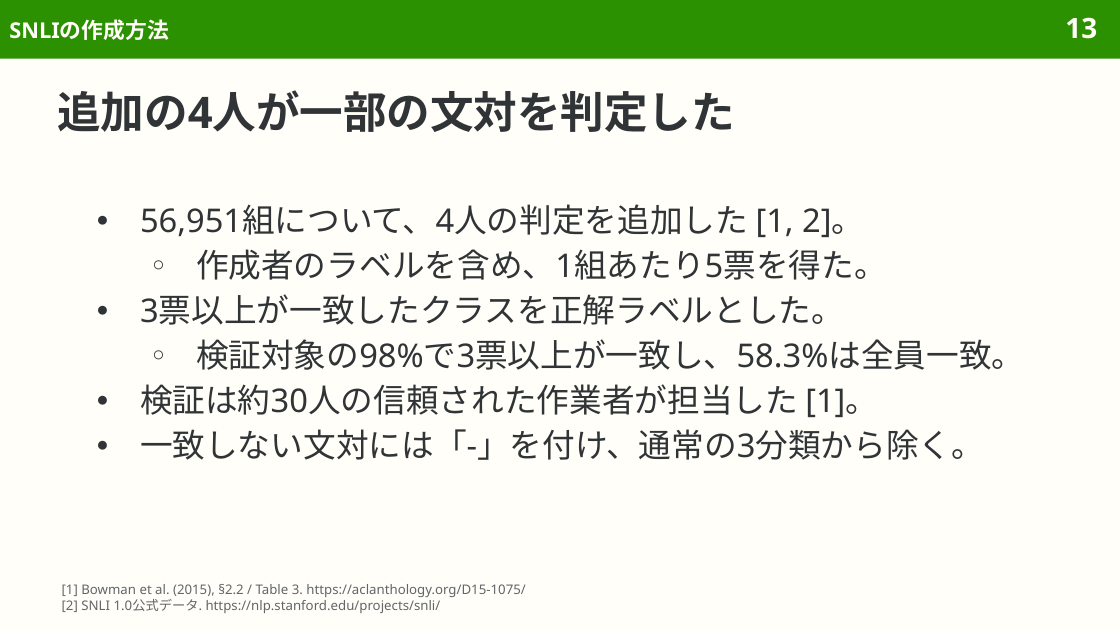
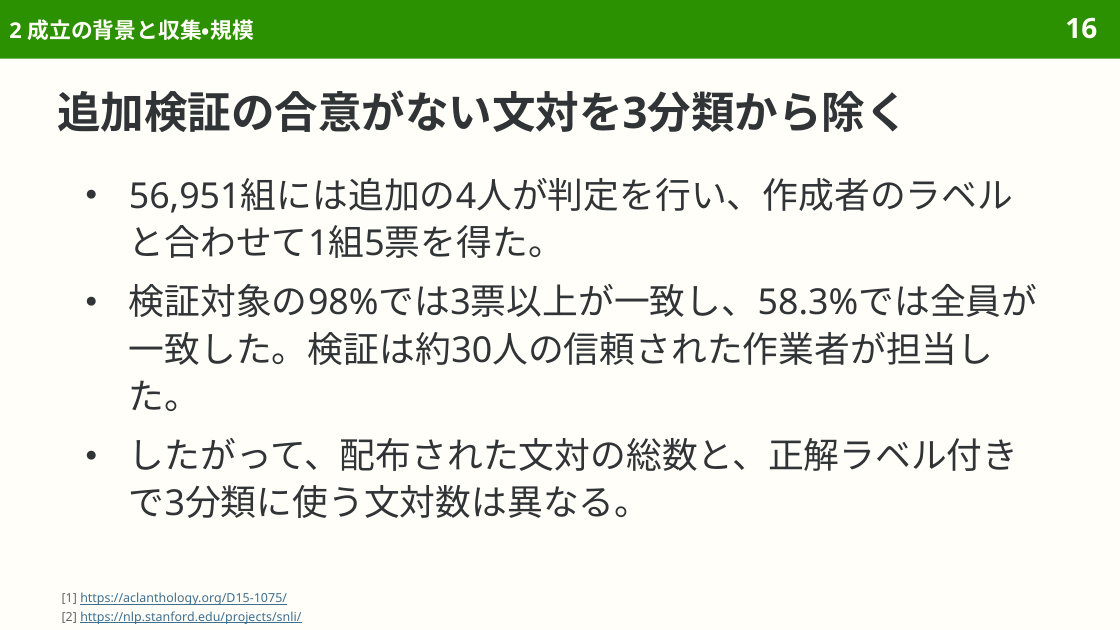
Before and after one commit to sasakiy84/datasets-in-10-minutes, a slide deck: slide 16 of slides/datasets-in-10-minutes-snli.pptx (slide 13 before the commit). Drawn at 1120x630 pixels with LibreOffice and Linux fonts; fonts in the diff are those of the drawing. Boxes give left, top, right and bottom in pixels: in the first picture for what was removed or moved away, otherwise in the second. Text is boxed around its words. In the diff, an @@ line names an element or a change of style, - is before the commit and + after.

```diff
--- a/slides/datasets-in-10-minutes-snli.pptx
+++ b/slides/datasets-in-10-minutes-snli.pptx
@@ title at [9,19,253,40]: text changed @@
-SNLIの作成方法
+2 成立の背景と収集・規模
@@ page number at [1065,17,1097,39]: text changed @@
-13
+16
@@ title at [57,90,908,132]: text changed @@
-追加の4人が一部の文対を判定した
+追加検証の合意がない文対を3分類から除く
@@ text at [129,178,1038,518]: text changed; size 21 to 23 pt @@
-● 56,951組について、4人の判定を追加した [1, 2]。
-  ○ 作成者のラベルを含め、1組あたり5票を得た。
-● 3票以上が一致したクラスを正解ラベルとした。
-  ○ 検証対象の98%で3票以上が一致し、58.3%は全員一致。
-● 検証は約30人の信頼された作業者が担当した [1]。
-● 一致しない文対には「-」を付け、通常の3分類から除く。
+● 56,951組には追加の4人が判定を行い、作成者のラベルと合わせて1組5票を得た。
+● 検証対象の98%では3票以上が一致し、58.3%では全員が一致した。検証は約30人の信頼された作業者が担当した。
+● したがって、配布された文対の総数と、正解ラベル付きで3分類に使う文対数は異なる。
@@ text at [62,592,301,624]: text changed; size 8.5 to 8 pt; text colour #626669 to #3F6F8F @@
-[1] Bowman et al. (2015), §2.2 / Table 3. https://aclanthology.org/D15-1075/
-[2] SNLI 1.0公式データ. https://nlp.stanford.edu/projects/snli/
+[1] https://aclanthology.org/D15-1075/
+[2] https://nlp.stanford.edu/projects/snli/
```
Also in this commit, not shown: 61 other slides changed, 11 slides added, 1 slide removed, 12 other files.
